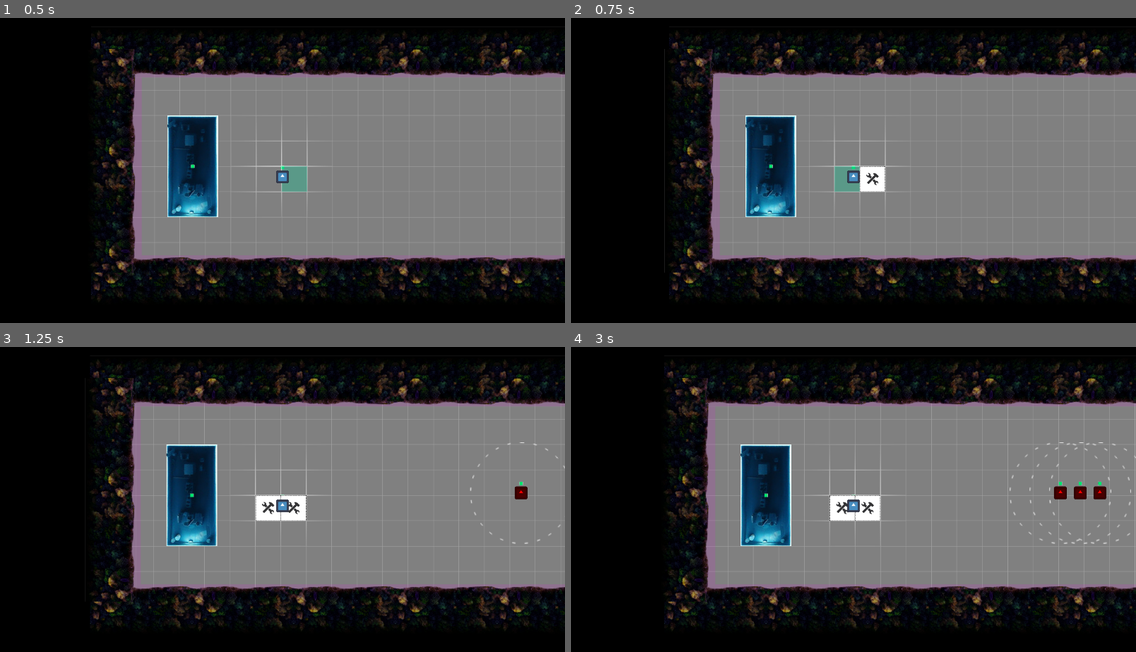
Above: before the commit, frames 1-4 (two rows, left to right).
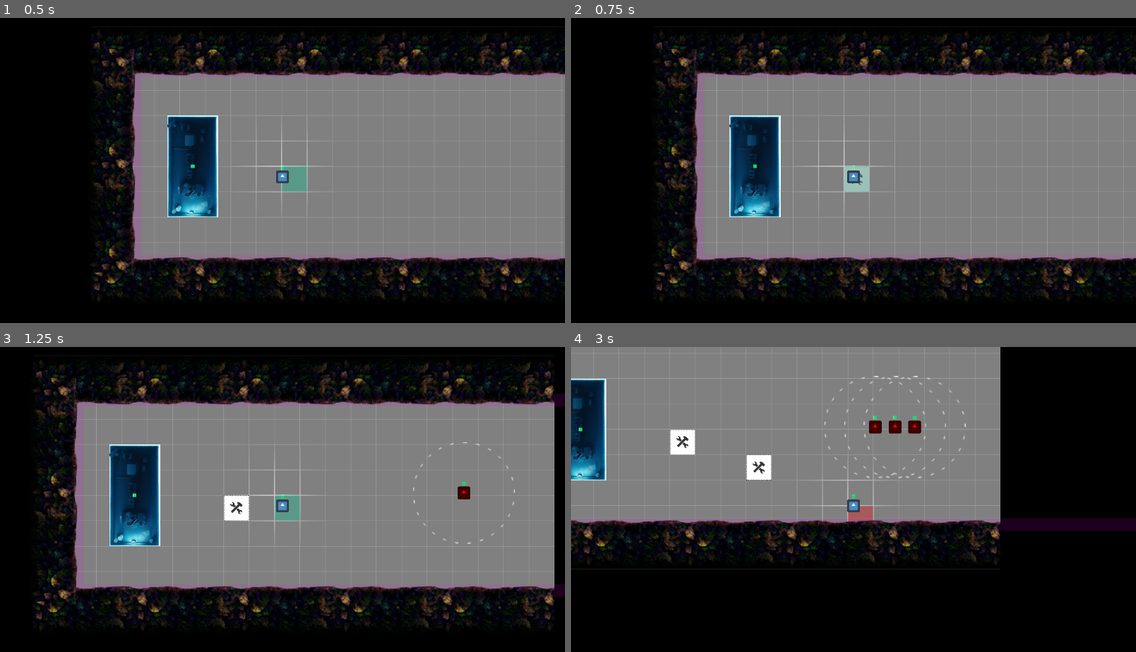
Above: after the commit, the same moments.

Repository: Slushie-Defense/Slushie
Game: Godot game, scene res://Levels/Level1.tscn
The game is run twice, just before and just after one commit, with the same random seed, the same clock (stepped at 60 frames per second) and the same inputs. The engine's default icon, where the game draws it, is replaced by a stand-in: a white triangle on a blue panel in a dark square.
Inputs:
- Up to frame 1 (0.5 s): no input
- Up to frame 2 (0.75 s): tap Enter (ui_accept) at 0.5 s; hold Right (ui_right) from 0.53 s (still down)
- Up to frame 3 (1.25 s): keep holding Right (ui_right); tap Enter (ui_accept) at 0.77 s
- Up to frame 4 (3 s): release Right (ui_right) at 1.28 s; hold Down (ui_down) 1.28-2.03 s; tap Enter (ui_accept) at 1.52 s; hold Right (ui_right) 2.03-2.78 s; hold Up (ui_up) from 2.78 s (still down)

Frame 1 is identical in both runs. In frame 2, 14% of the frame differs, in the area x 14-100%, y 4-93%; in frame 3, 22%; in frame 4, 58%, in the area x 0-100%, y 0-94%.

Commit message:
Can drop buildings

Diff:
--- a/Entities/Player/Player.gd
+++ b/Entities/Player/Player.gd
@@ -7,7 +7,6 @@
 
 # Grid visible
 @export var show_build_grid : bool = true
-@onready var grid_ui : Sprite2D = $GridUI
 
 # Health
 @onready var health_ui_progress_bar : ProgressBar = $Healthbar
--- a/Entities/Structures/Structure.gd
+++ b/Entities/Structures/Structure.gd
@@ -1,6 +1,42 @@
 extends Node2D
 
-@onready var collision_shape_2d : CollisionShape2D = $StaticBody2D/CollisionShape2D
+@onready var area_2d : Area2D = $Area2D
+@onready var collision_shape_2d : CollisionShape2D = $Area2D/CollisionShape2D
+
+# Building
+var construction_started : bool = false
+
+# Padding
+var padding = 8
+
+# Objects in build area
+var nodes_in_build_area_list : Array = []
 
 func _ready():
-	collision_shape_2d.shape.size = Vector2(GameGrid.cell_size, GameGrid.cell_size)
+	collision_shape_2d.shape.size = Vector2(GameGrid.cell_size - padding, GameGrid.cell_size - padding)
+	# Show as semi-transparent when building
+	modulate.a = 0.4
+
+func _on_area_2d_body_entered(body):
+	nodes_in_build_area_list.push_back(body)
+
+func _on_area_2d_body_exited(body):
+	nodes_in_build_area_list.erase(body)
+	if nodes_in_build_area_list.size() == 0:
+		# Convert to Static body
+		var static_body_2d : StaticBody2D = StaticBody2D.new()
+		add_child(static_body_2d)
+		# Static body 2d Collision Sape
+		call_deferred("_add_collision_shape", static_body_2d)
+		# Remove Area 2D
+		area_2d.queue_free()
+		# Construction has to started
+		modulate.a = 1.0 # Make fully visible
+		construction_started = true
+
+func _add_collision_shape(static_body_2d):
+	# Static body 2d Collision Sape
+	var static_body_2d_collision_shape_2d : CollisionShape2D = CollisionShape2D.new()
+	static_body_2d_collision_shape_2d.shape = RectangleShape2D.new()
+	static_body_2d_collision_shape_2d.shape.size = Vector2(GameGrid.cell_size, GameGrid.cell_size)
+	static_body_2d.add_child(static_body_2d_collision_shape_2d)
--- a/Entities/Structures/Structure.tscn
+++ b/Entities/Structures/Structure.tscn
@@ -12,7 +12,10 @@
 [node name="StructureSprite" type="Sprite2D" parent="."]
 texture = ExtResource("1_5wevt")
 
-[node name="StaticBody2D" type="StaticBody2D" parent="."]
+[node name="Area2D" type="Area2D" parent="."]
 
-[node name="CollisionShape2D" type="CollisionShape2D" parent="StaticBody2D"]
+[node name="CollisionShape2D" type="CollisionShape2D" parent="Area2D"]
 shape = SubResource("RectangleShape2D_7144t")
+
+[connection signal="body_entered" from="Area2D" to="." method="_on_area_2d_body_entered"]
+[connection signal="body_exited" from="Area2D" to="." method="_on_area_2d_body_exited"]
